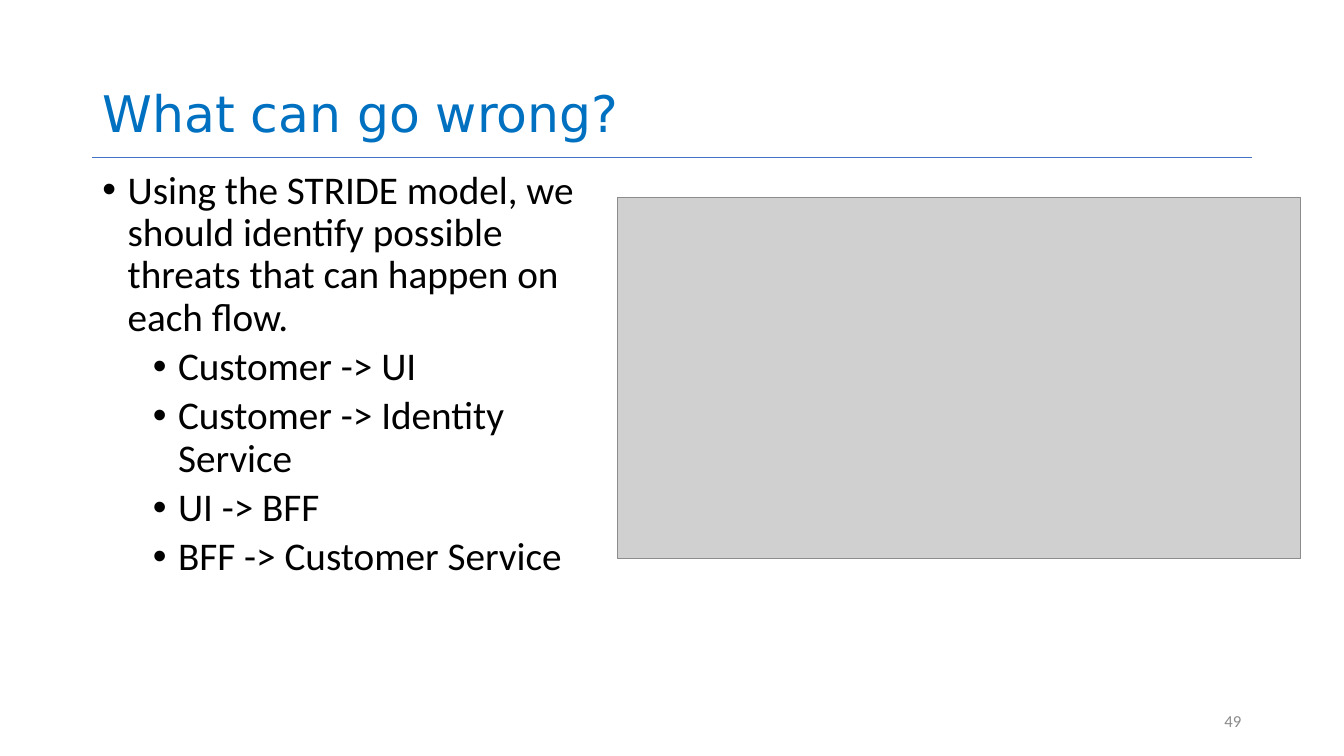
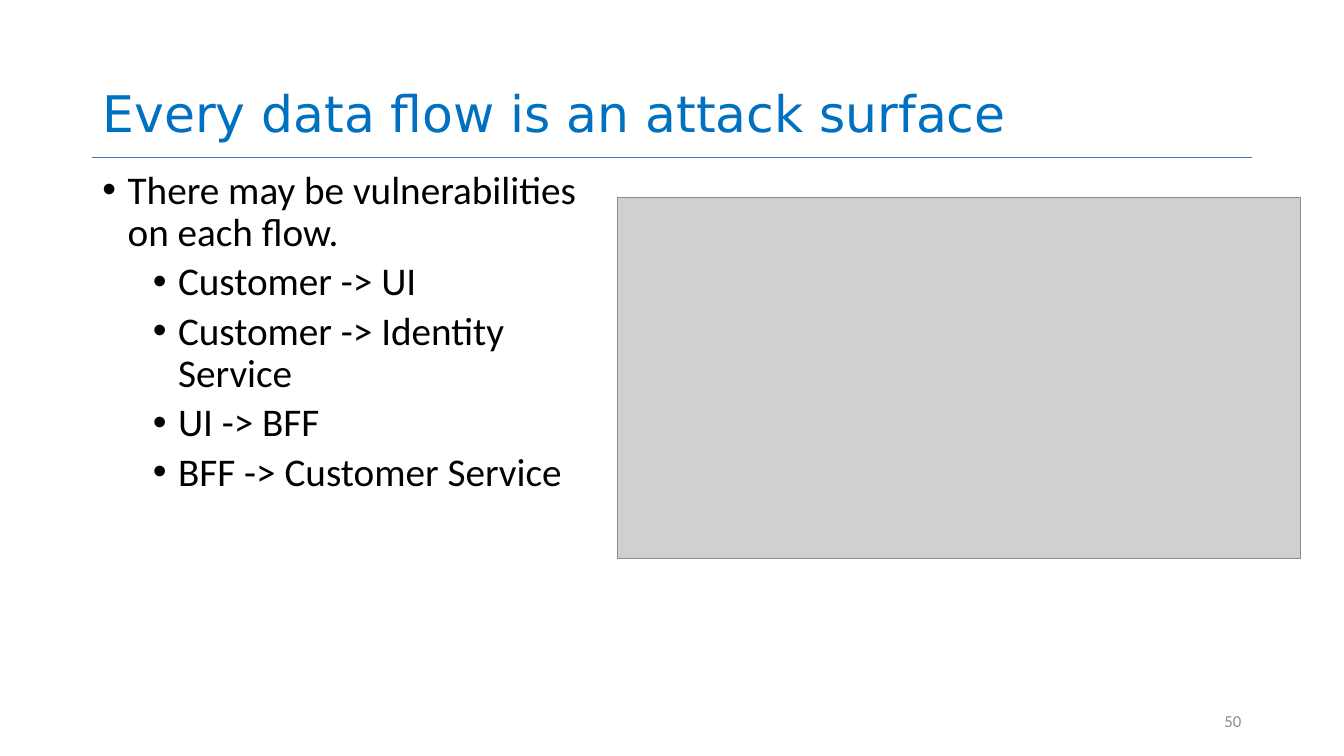
Before and after one commit to neu-se/CS4530-Spring-2026, a slide deck: slide 50 of Slides/Module 13 Security.pptx (slide 49 before the commit). Drawn at 1344x756 pixels with LibreOffice and Linux fonts; fonts in the diff are those of the drawing; grey boxes stand for pictures. Boxes give left, top, right and bottom in pixels: in the first picture for what was removed or moved away, otherwise in the second. Text is boxed around its words. In the diff, an @@ line names an element or a change of style, - is before the commit and + after.

```diff
--- a/Slides/Module 13 Security.pptx
+++ b/Slides/Module 13 Security.pptx
@@ title at <box>102,93,1005,143</box>: text changed @@
-What can go wrong?
+Every data flow is an attack surface
@@ text at <box>128,176,576,247</box>: text changed @@
-• Using the STRIDE model, we should identify possible threats that can happen on each flow.
+• There may be vulnerabilities on each flow.
@@ page number at <box>1224,716,1241,727</box>: text changed @@
-49
+50
```
Also in this commit, not shown: 9 other slides changed, 2 slides added, 1 slide removed, 1 other file.
